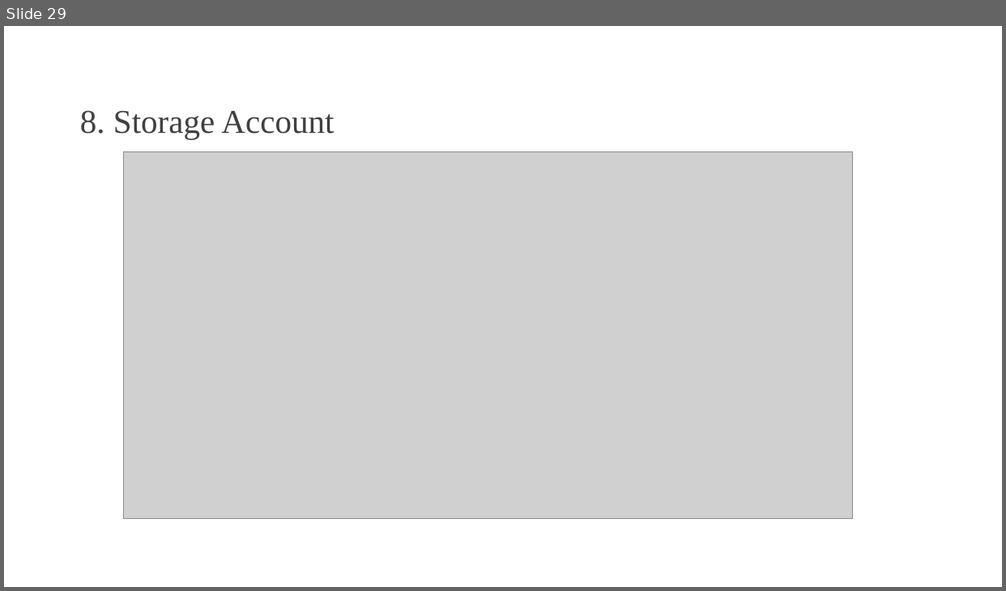
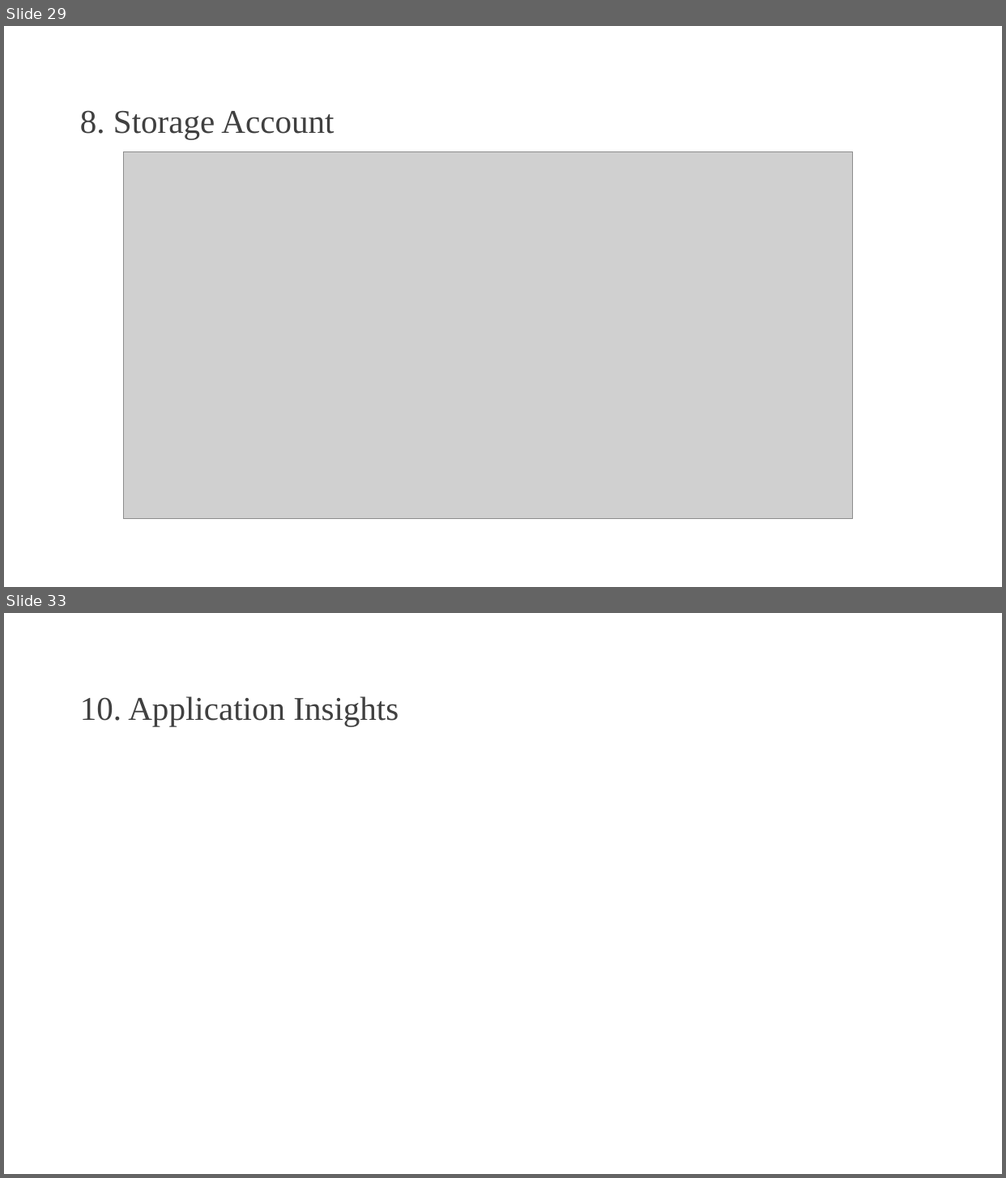
Before and after one commit to johnverbiest/Terraform101-KnowledgeShare, a slide deck: Terraform 101.pptx. Shown one above the other, each under a label of ours: slide 29 before the commit, slides 29 and 33 after it; the slides between them are not shown. The pictures are 1006x591 and 1006x1178 pixels, drawn with LibreOffice and Linux fonts; fonts in the diff are those of the drawing; grey boxes stand for pictures; background and template pictures are left out. Boxes give left, top, right and bottom in pixels: in the first picture for what was removed or moved away, otherwise in the second. Text is boxed around its words. In the diff, an @@ line names an element or a change of style, - is before the commit and + after.

```diff
--- a/Terraform 101.pptx
+++ b/Terraform 101.pptx
@@ slide 33 added at (4, 613, 1002, 1174), background picture (left out) @@
@@ title added at (80, 696, 398, 726), 32 pt, text #404040 @@
+10. Application Insights
```
Also in this commit, not shown: 1 slide changed, 2 other slides added, 2 other files.
